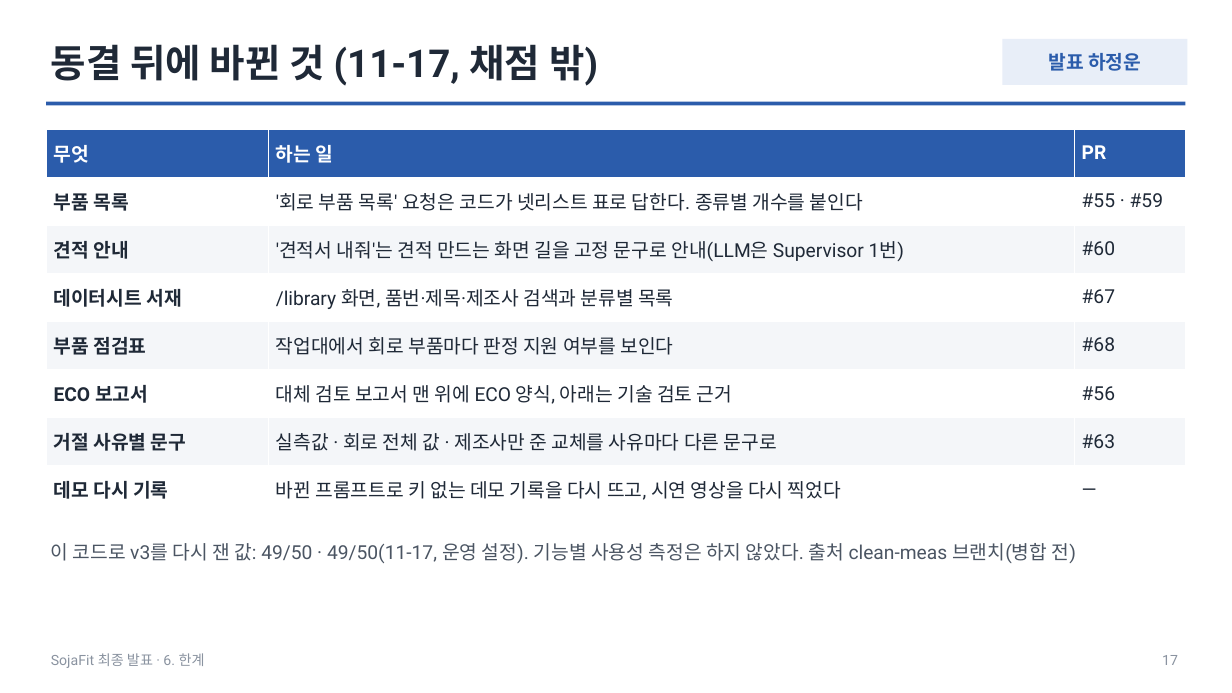
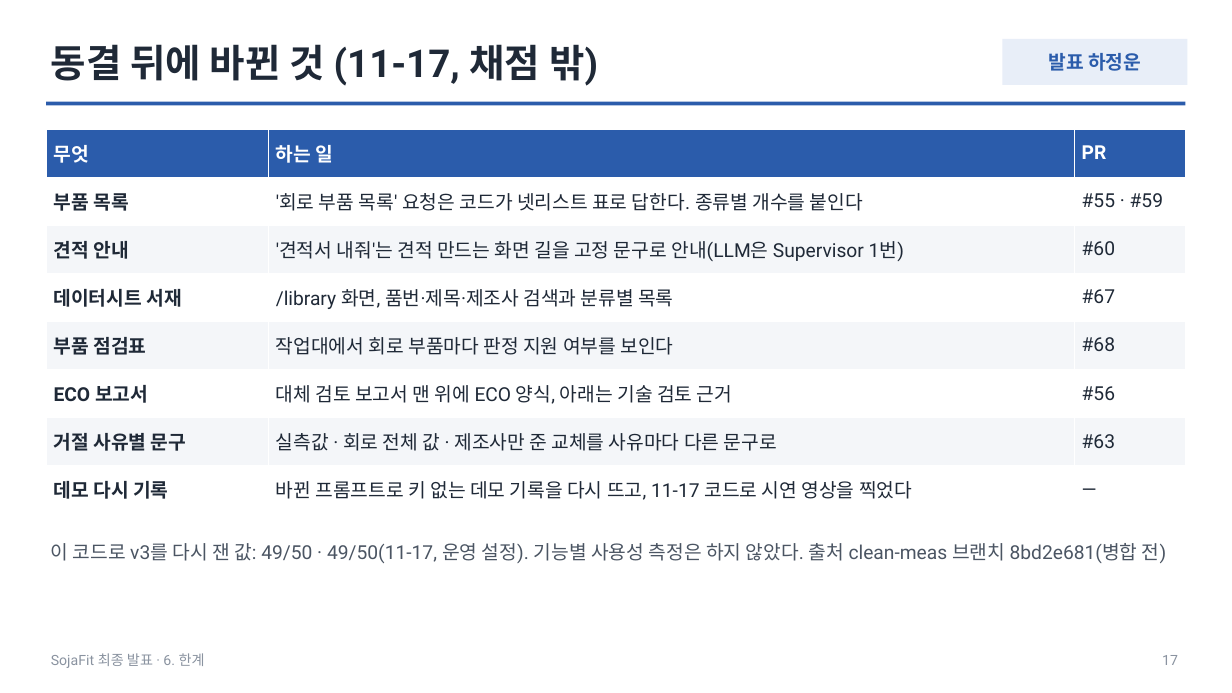
Before and after one commit to HJU5022/SojaFit, a slide deck: slide 17 of docs/deliverables/presentation/sojafit-final-2026-11-18.pptx. Drawn at 1232x693 pixels with LibreOffice and Linux fonts; fonts in the diff are those of the drawing. Boxes give left, top, right and bottom in pixels: in the first picture for what was removed or moved away, otherwise in the second. Text is boxed around its words. In the diff, an @@ line names an element or a change of style, - is before the commit and + after.

Commit message:
docs(deliverables): 발표 덱 표 칸 줄바꿈을 문단으로, clean-meas 근거를 8bd2e681로 고정, 검색 지표와 시연 장면에 출처에 있는 조건만 남긴다

```diff
--- a/docs/deliverables/presentation/sojafit-final-2026-11-18.pptx
+++ b/docs/deliverables/presentation/sojafit-final-2026-11-18.pptx
@@ table at [46,129,1186,514] @@
-row 8, column 2: 바뀐 프롬프트로 키 없는 데모 기록을 다시 뜨고, 시연 영상을 다시 찍었다
+row 8, column 2: 바뀐 프롬프트로 키 없는 데모 기록을 다시 뜨고, 11-17 코드로 시연 영상을 찍었다
@@ text at [51,543,1166,563]: text changed @@
-이 코드로 v3를 다시 잰 값: 49/50 · 49/50(11-17, 운영 설정). 기능별 사용성 측정은 하지 않았다. 출처 clean-meas 브랜치(병합 전)
+이 코드로 v3를 다시 잰 값: 49/50 · 49/50(11-17, 운영 설정). 기능별 사용성 측정은 하지 않았다. 출처 clean-meas 브랜치 8bd2e681(병합 전)
```
Also in this commit, not shown: 8 other slides changed, 1 other file.
